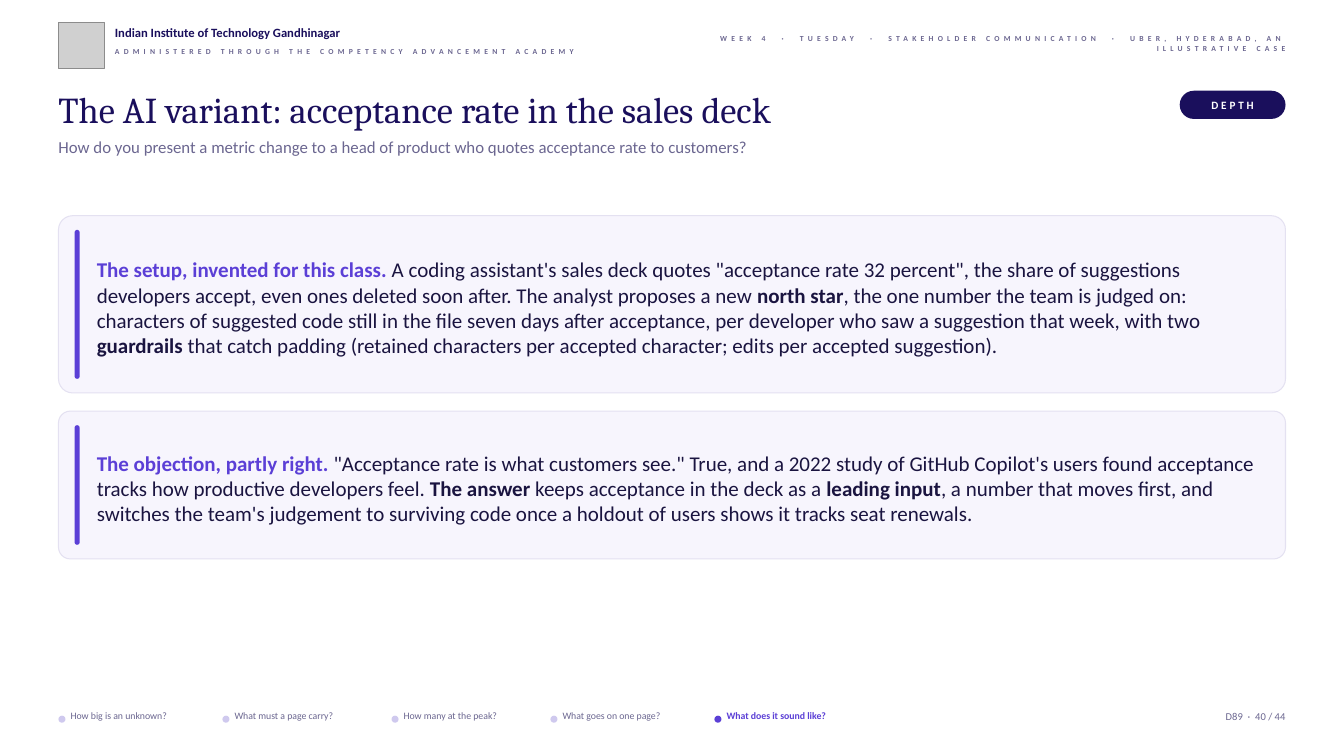
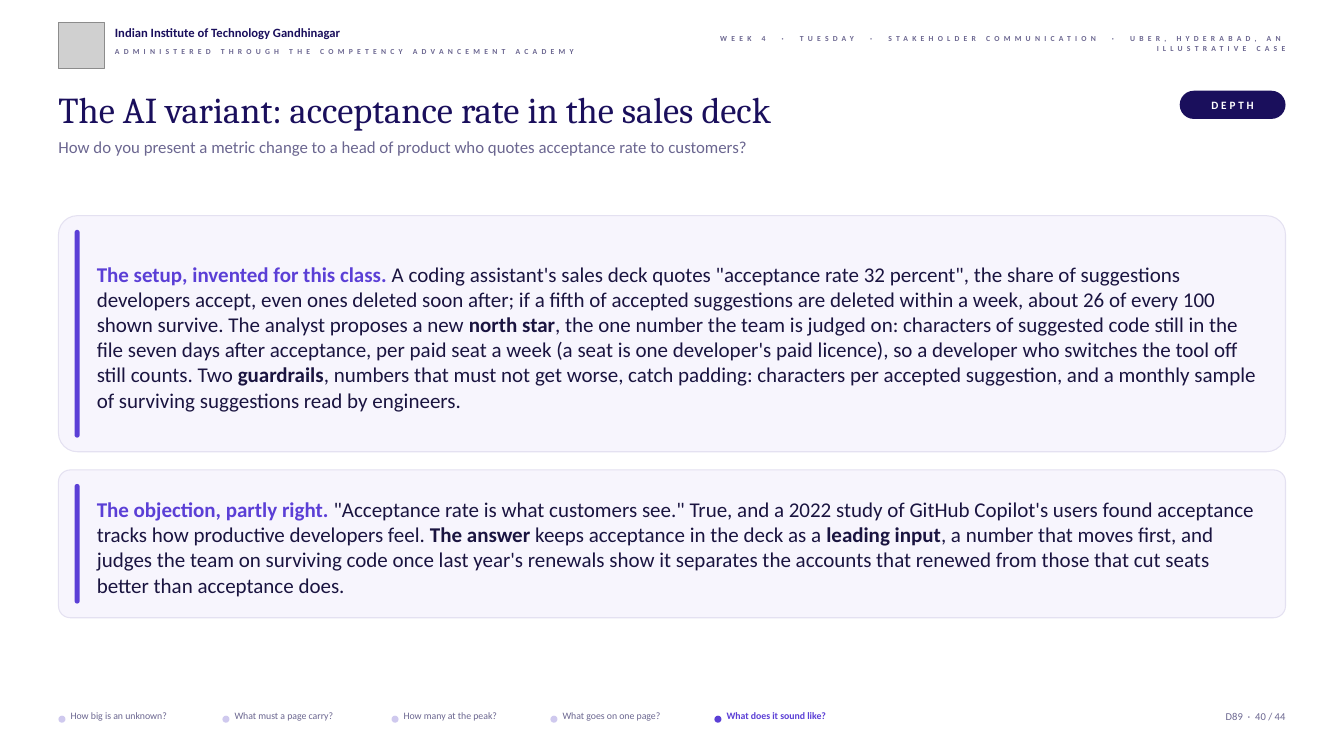
Before and after one commit to fde-academy-lab/c2-content-factory, a slide deck: slide 40 of content/W04/D2/slides/C2_W04_D02_half2_STUDENT.pptx. Drawn at 1344x756 pixels with LibreOffice and Linux fonts; fonts in the diff are those of the drawing; grey boxes stand for pictures; background and template pictures are left out. Boxes give left, top, right and bottom in pixels: in the first picture for what was removed or moved away, otherwise in the second. Text is boxed around its words. In the diff, an @@ line names an element or a change of style, - is before the commit and + after.

```diff
--- a/content/W04/D2/slides/C2_W04_D02_half2_STUDENT.pptx
+++ b/content/W04/D2/slides/C2_W04_D02_half2_STUDENT.pptx
@@ rounded rectangle: place and size @@
-rounded rectangle at (58,216,1286,393)
+rounded rectangle at (58,216,1286,452)
@@ rounded rectangle: place and size @@
-rounded rectangle at (75,230,80,379)
+rounded rectangle at (75,230,80,438)
@@ text at (97,267,1255,412): text changed @@
-The setup, invented for this class. A coding assistant's sales deck quotes "acceptance rate 32 percent", the share of suggestions developers accept, even ones deleted soon after. The analyst proposes a new north star, the one number the team is judged on: characters of suggested code still in the file seven days after acceptance, per developer who saw a suggestion that week, with two guardrails that catch padding (retained characters per accepted character; edits per accepted suggestion).
+The setup, invented for this class. A coding assistant's sales deck quotes "acceptance rate 32 percent", the share of suggestions developers accept, even ones deleted soon after; if a fifth of accepted suggestions are deleted within a week, about 26 of every 100 shown survive. The analyst proposes a new north star, the one number the team is judged on: characters of suggested code still in the file seven days after acceptance, per paid seat a week (a seat is one developer's paid licence), so a developer who switches the tool off still counts. Two guardrails, numbers that must not get worse, catch padding: characters per accepted suggestion, and a monthly sample of surviving suggestions read by engineers.
@@ rounded rectangle: place and size @@
-rounded rectangle at (58,411,1286,560)
+rounded rectangle at (58,470,1286,618)
@@ rounded rectangle: place and size @@
-rounded rectangle at (75,425,80,545)
+rounded rectangle at (75,484,80,604)
@@ text at (97,502,1253,597): text changed @@
-The objection, partly right. "Acceptance rate is what customers see." True, and a 2022 study of GitHub Copilot's users found acceptance tracks how productive developers feel. The answer keeps acceptance in the deck as a leading input, a number that moves first, and switches the team's judgement to surviving code once a holdout of users shows it tracks seat renewals.
+The objection, partly right. "Acceptance rate is what customers see." True, and a 2022 study of GitHub Copilot's users found acceptance tracks how productive developers feel. The answer keeps acceptance in the deck as a leading input, a number that moves first, and judges the team on surviving code once last year's renewals show it separates the accounts that renewed from those that cut seats better than acceptance does.
```
Also in this commit, not shown: 12 other slides changed, 3 other files.
